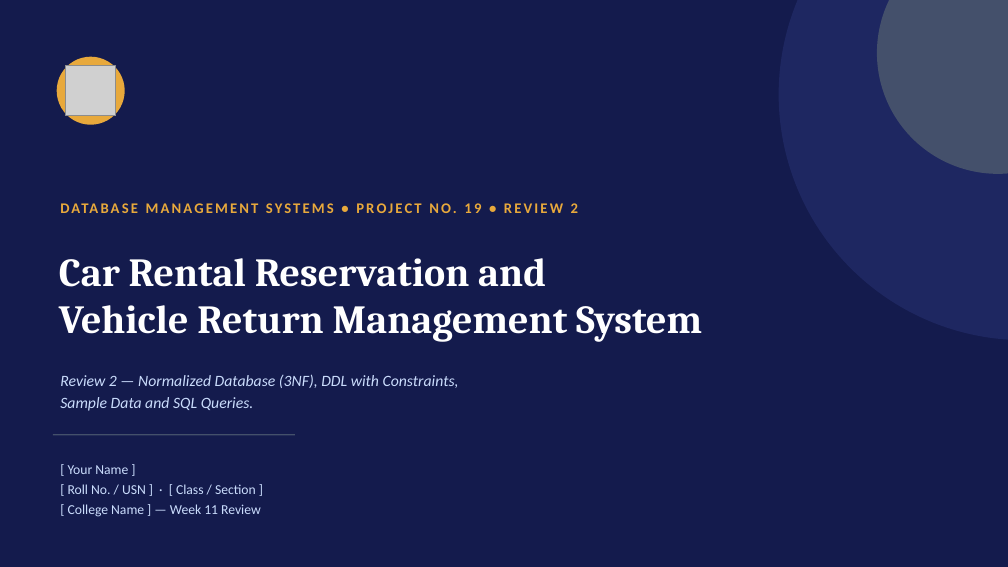
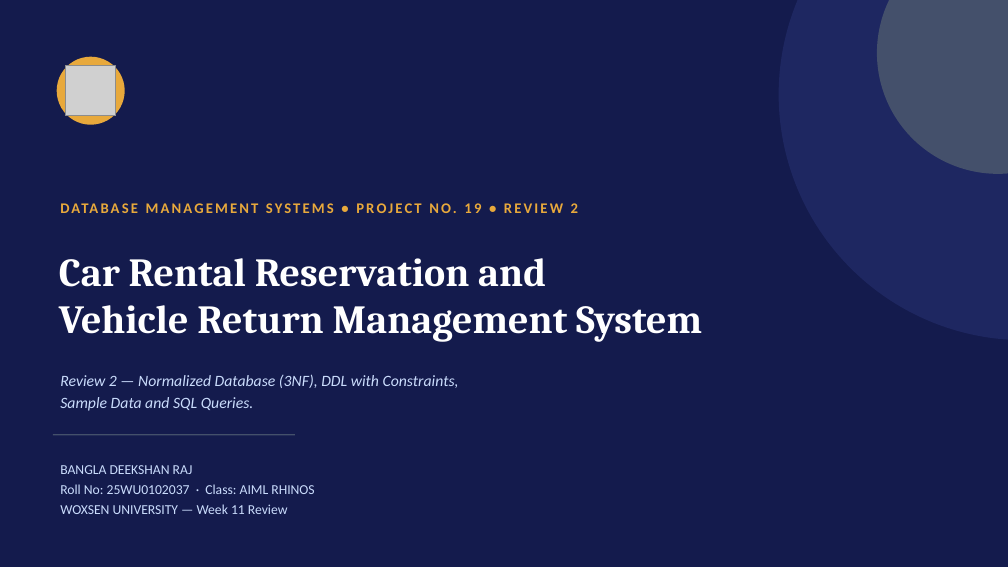
Before and after one commit to rajdeekshan-cmd/DBMS_PBL, a slide deck: slide 1 of review-2/Review-2-Presentation.pptx. Drawn at 1008x567 pixels with LibreOffice and Linux fonts; fonts in the diff are those of the drawing; grey boxes stand for pictures. Boxes give left, top, right and bottom in pixels: in the first picture for what was removed or moved away, otherwise in the second. Text is boxed around its words. In the diff, an @@ line names an element or a change of style, - is before the commit and + after.

Commit message:
Add name, roll number, class and college to the title slide of all three review decks

```diff
--- a/review-2/Review-2-Presentation.pptx
+++ b/review-2/Review-2-Presentation.pptx
@@ text at [60,465,314,514]: text changed @@
-[ Your Name ]
-[ Roll No. / USN ] · [ Class / Section ]
-[ College Name ] — Week 11 Review
+BANGLA DEEKSHAN RAJ
+Roll No: 25WU0102037 · Class: AIML RHINOS
+WOXSEN UNIVERSITY — Week 11 Review
```
Also in this commit, not shown: 2 other files.
